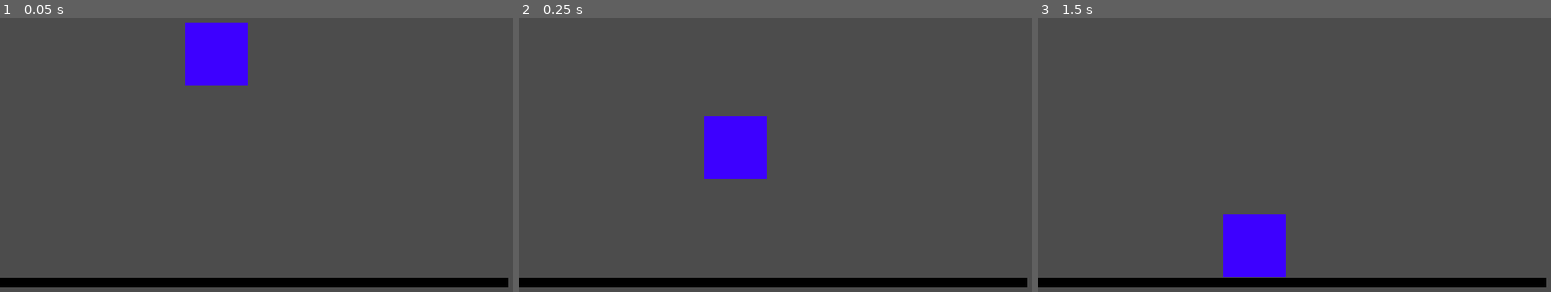
Above: before the commit, frames 1-3 (left to right).
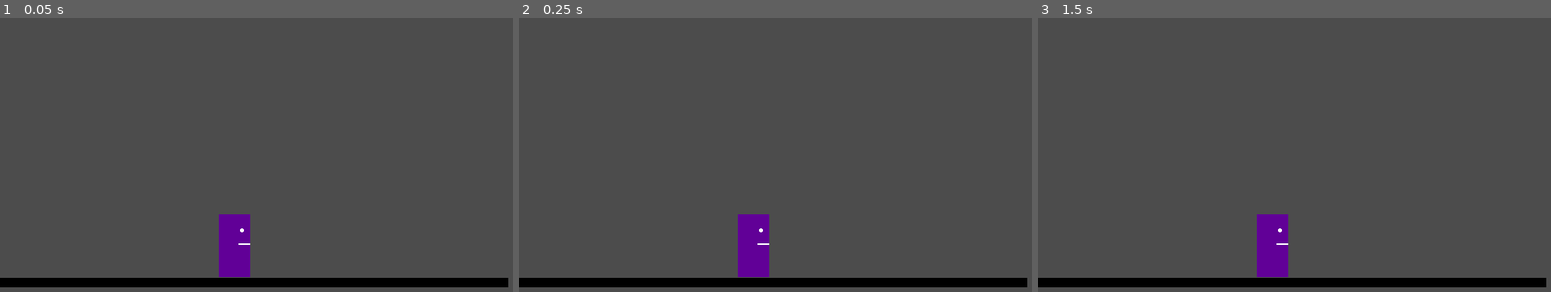
Above: after the commit, the same moments.

Repository: mjcutshaw/Jump-and-Stuff-old
Game: Godot game, scene res://Game.tscn
Same seed, same stepped clock (60 frames per second), same inputs: the game is played once before the commit and once after it.
Inputs:
- Up to frame 1 (0.05 s): no input
- Up to frame 2 (0.25 s): no input
- Up to frame 3 (1.5 s): tap Enter at 1.25 s

The runs differ from the first frame. In frame 1, 4.2% of the frame differs, in the area x 36-49%, y 1-95%; in frame 2, 4.2%; in frame 3, 2.9%.

Commit message:
created character body

Diff:
--- a/Game.tscn
+++ b/Game.tscn
@@ -20,4 +20,4 @@
 script = ExtResource( 1 )
 
 [node name="Player" parent="Playground" instance=ExtResource( 2 )]
-position = Vector2( 442, 169 )
+position = Vector2( 478, 575 )
--- a/Player/Player.tscn
+++ b/Player/Player.tscn
@@ -1,6 +1,6 @@
 [gd_scene load_steps=11 format=2]
 
-[ext_resource path="res://Utility/DrawCollision.gd" type="Script" id=1]
+[ext_resource path="res://Player/Scripts/Body.gd" type="Script" id=1]
 [ext_resource path="res://Player/Scripts/Player.gd" type="Script" id=2]
 [ext_resource path="res://Player/StateMachine.gd" type="Script" id=3]
 [ext_resource path="res://Player/States/Idle.gd" type="Script" id=4]
@@ -11,17 +11,23 @@
 [ext_resource path="res://Player/States/Die.gd" type="Script" id=9]
 
 [sub_resource type="RectangleShape2D" id=1]
-extents = Vector2( 64, 64 )
+extents = Vector2( 32, 48 )
 
 [node name="Player" type="KinematicBody2D"]
-position = Vector2( 0, -11 )
 script = ExtResource( 2 )
 
-[node name="CollisionShape2D" type="CollisionShape2D" parent="."]
-position = Vector2( 0, -54 )
+[node name="CharacterRig" type="Node2D" parent="."]
+
+[node name="Body" type="Node2D" parent="CharacterRig"]
+script = ExtResource( 1 )
+bodyHeight = 2
+bodyWidth = 1
+bodyColor = Color( 0.384314, 0, 0.596078, 1 )
+
+[node name="Hitbox" type="CollisionShape2D" parent="."]
+visible = false
+position = Vector2( 0, -48 )
 shape = SubResource( 1 )
-script = ExtResource( 1 )
-color = Color( 0.243137, 0, 1, 1 )
 
 [node name="StateMachine" type="Node" parent="."]
 script = ExtResource( 3 )
--- /dev/null
+++ b/Player/Scripts/Body.gd
@@ -0,0 +1,38 @@
+extends Node2D
+tool
+
+export var bodyHeight: int setget set_body_height
+export var bodyWidth: int setget set_body_width
+export var bodyColor: Color setget set_body_color
+
+var height: int
+var width: int
+onready var bodySize: Vector2 = Vector2(width, height)
+
+
+func _draw() -> void:
+	## Body ##
+	draw_rect(Rect2(Vector2(-32,0),bodySize), bodyColor)
+	## Eye ##
+	draw_circle(Vector2(16,-96), 4, Color.white)
+	## Mouth
+	draw_rect(Rect2(Vector2(8, -70),Vector2(24,4)), Color.white)
+
+func set_body_height(v) -> void:
+	bodyHeight = v
+	height = -v * Globals.TILE_SIZE
+	set_body_size()
+	update()
+
+func set_body_width(v) -> void:
+	bodyWidth = v
+	width = v * Globals.TILE_SIZE
+	set_body_size()
+	update()
+
+func set_body_size() -> void:
+	bodySize = Vector2(width, height)
+
+func set_body_color(v) -> void:
+	bodyColor = v
+	update()
--- a/Player/Scripts/Player.gd
+++ b/Player/Scripts/Player.gd
@@ -3,6 +3,7 @@
 
 
 onready var sm: Node = $StateMachine
+onready var characterRig: Node2D = $CharacterRig
 
 const FLOOR_NORMAL = Vector2.UP
 const SNAP_GROUND:= Vector2(20.0, 0)
--- a/Player/States/Spawn.gd
+++ b/Player/States/Spawn.gd
@@ -1,9 +1,13 @@
 extends BaseState
 
+var growTime: float = .05
 
 func enter() -> void:
 	.enter()
 
+	var tween = create_tween()
+	tween.tween_property(player.characterRig, "scale", Vector2(1,1), growTime).from(Vector2(0,0))
+	## grows the player on spawn ##
 
 
 
@@ -19,6 +23,8 @@
 	if !player.is_on_floor():
 		player.velocity.y += 100
 		player.move_logic(delta, player.SNAP_GROUND)
+	else:
+		player.velocity = Vector2.ZERO
 
 
 func visual(delta) -> void:
@@ -32,7 +38,10 @@
 	if newState:
 		return newState
 
-
+	if Input.is_action_just_pressed("move_left") or Input.is_action_just_pressed("move_right"):
+		return State.Walk
+	if Input.is_action_just_pressed("jump"):
+		return State.Jump
 
 	return State.Null
 
